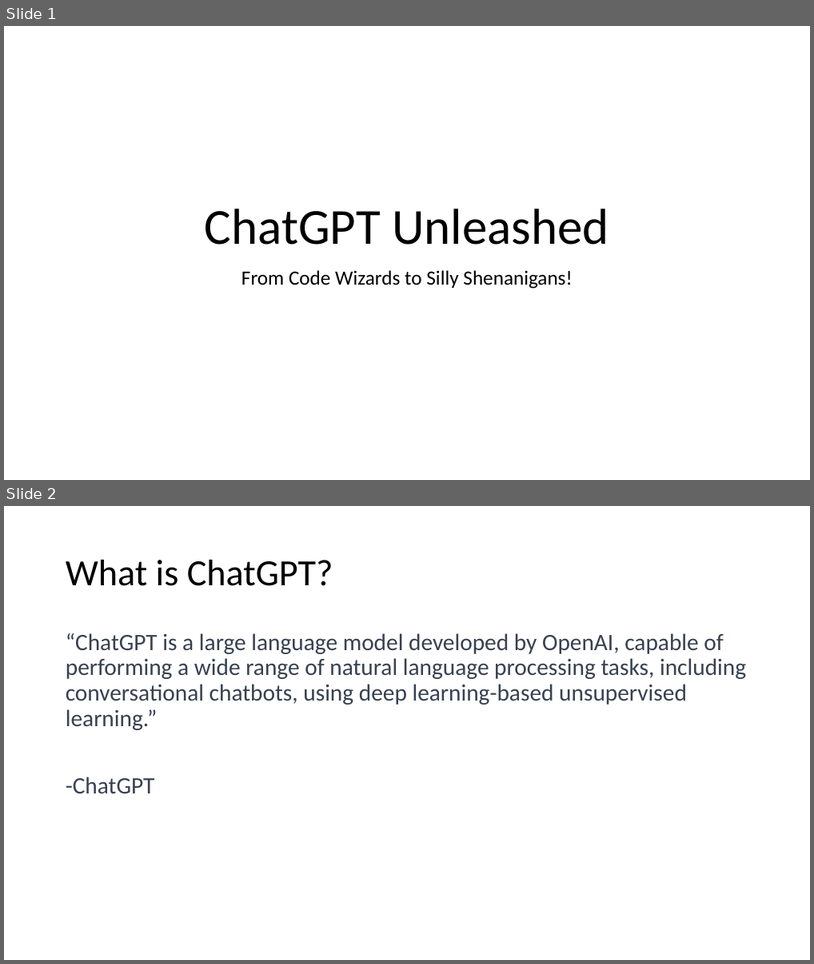
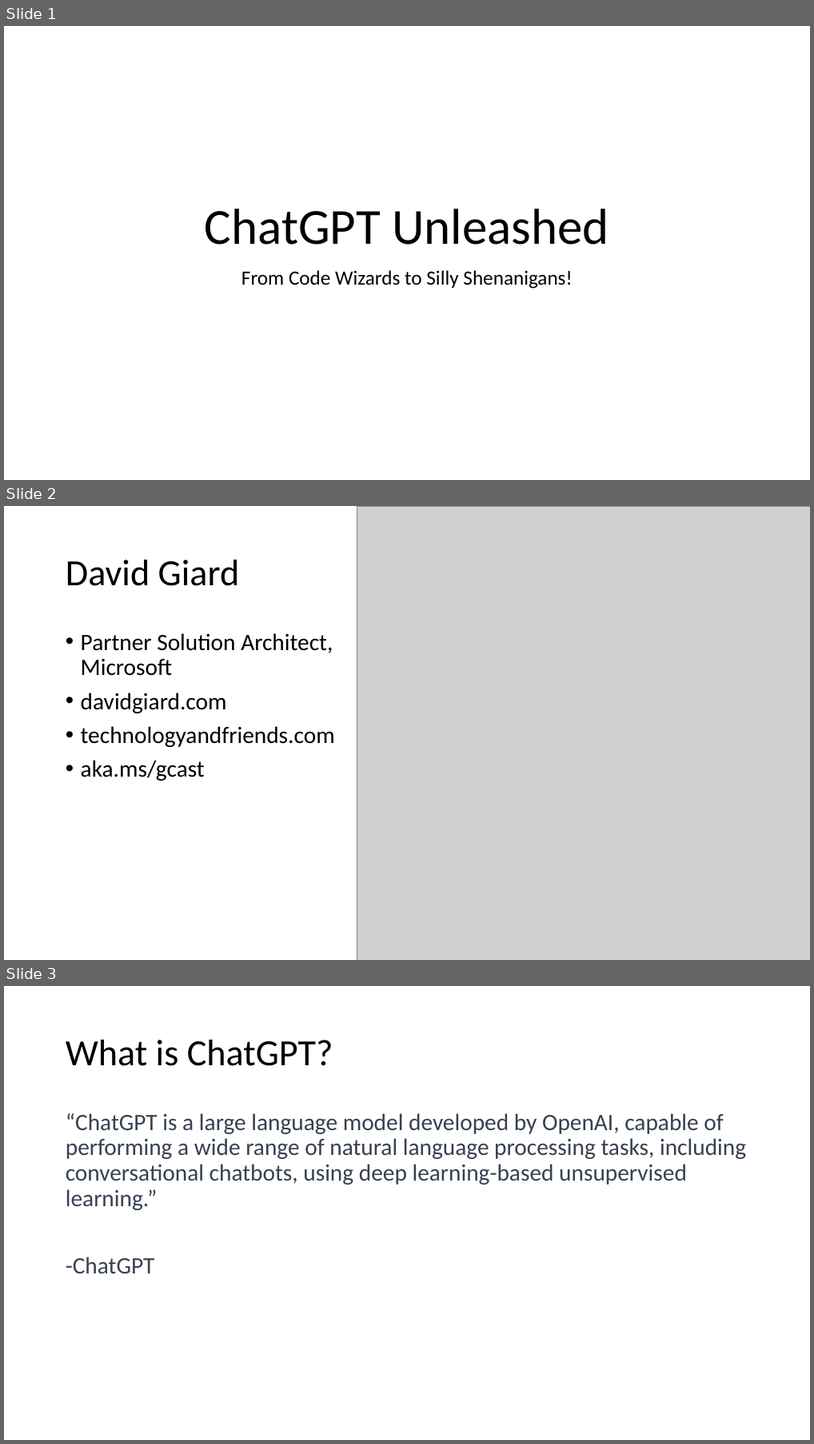
Before and after one commit to DavidGiard/Presentation-Slides, a slide deck: ChatGPT/ChatGPT.pptx. Shown one above the other, each under a label of ours: slides 1 and 2 before the commit, slides 1, 2 and 3 after it. The pictures are 814x964 and 814x1444 pixels, drawn with LibreOffice and Linux fonts; fonts in the diff are those of the drawing; grey boxes stand for pictures. Boxes give left, top, right and bottom in pixels: in the first picture for what was removed or moved away, otherwise in the second. Text is boxed around its words. In the diff, an @@ line names an element or a change of style, - is before the commit and + after.

```diff
--- a/ChatGPT/ChatGPT.pptx
+++ b/ChatGPT/ChatGPT.pptx
@@ slide 2 added at (x1=4, y1=506, x2=810, y2=960), background #FFFFFF @@
@@ picture added at (x1=357, y1=506, x2=810, y2=960) @@
@@ title added at (x1=66, y1=560, x2=240, y2=586), 44 pt, text #000000 @@
+David Giard
@@ text added at (x1=81, y1=633, x2=335, y2=780), 28 pt, text #000000 @@
+• Partner Solution Architect,
+  Microsoft
+• davidgiard.com
+• technologyandfriends.com
+• aka.ms/gcast
@@ what was slide 2 is now slide 3 @@
```
Also in this commit, not shown: 8 slides changed.
